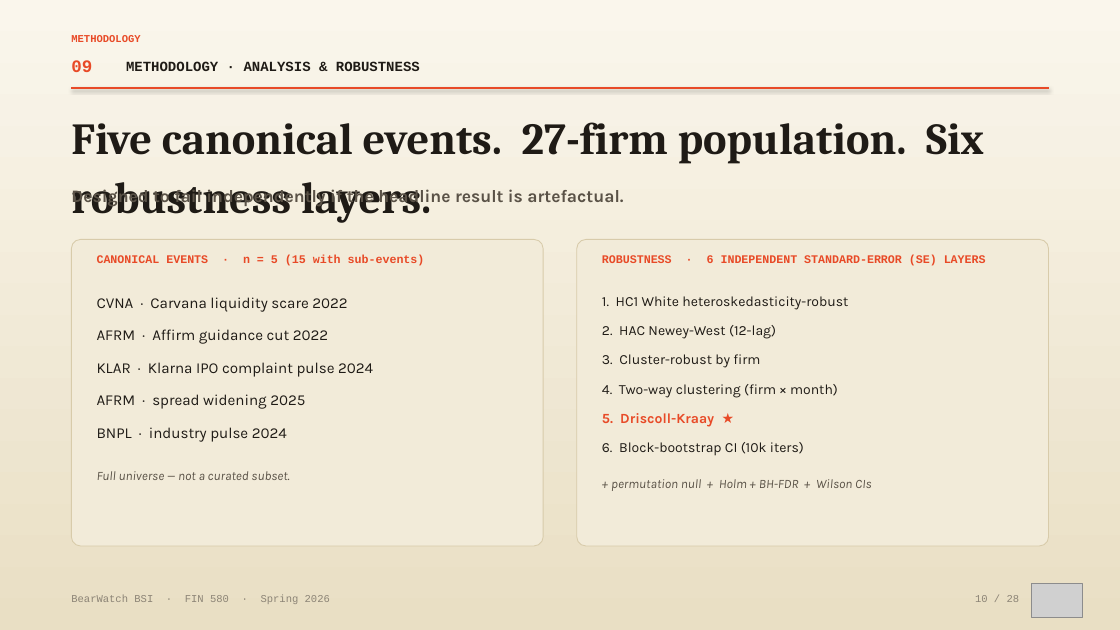
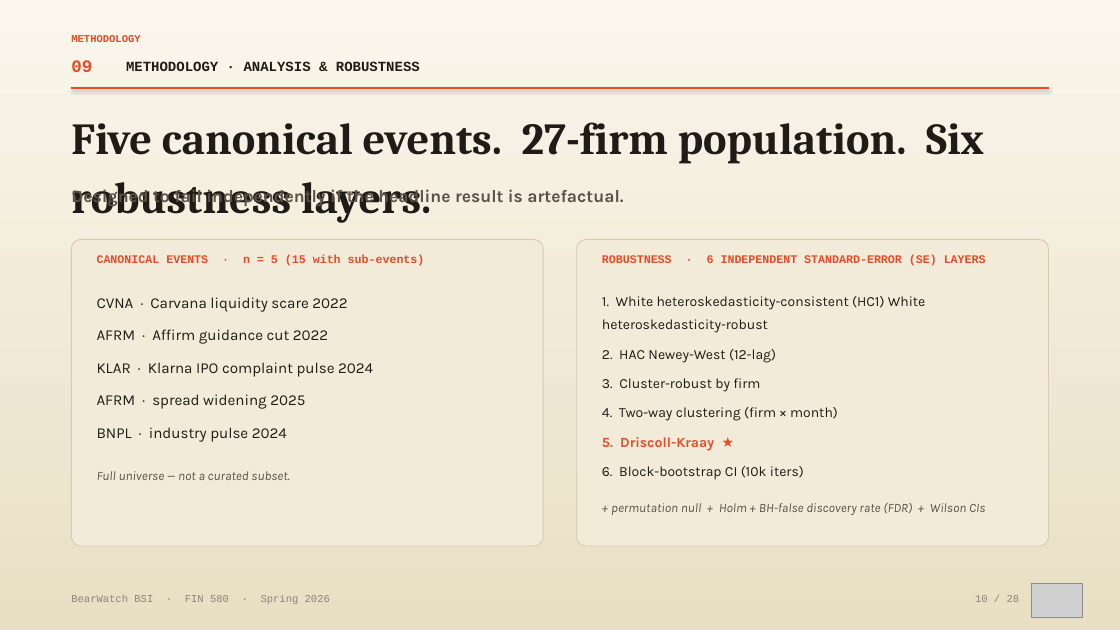
Before and after one commit to vermasidd1502/bnpl-trap, a slide deck: slide 10 of presentation/BearWatch_Research_Deck_FINAL.pptx. Drawn at 1120x630 pixels with LibreOffice and Linux fonts; fonts in the diff are those of the drawing; grey boxes stand for pictures. Boxes give left, top, right and bottom in pixels: in the first picture for what was removed or moved away, otherwise in the second. Text is boxed around its words. In the diff, an @@ line names an element or a change of style, - is before the commit and + after.

```diff
--- a/presentation/BearWatch_Research_Deck_FINAL.pptx
+++ b/presentation/BearWatch_Research_Deck_FINAL.pptx
@@ text at [602,296,926,333]: text changed @@
-1. HC1 White heteroskedasticity-robust
+1. White heteroskedasticity-consistent (HC1) White heteroskedasticity-robust
@@ text at [611,503,985,515]: text changed @@
-+ permutation null + Holm + BH-FDR + Wilson CIs
++ permutation null + Holm + BH-false discovery rate (FDR) + Wilson CIs
```
Also in this commit, not shown: 10 other slides changed, 1 other file.
